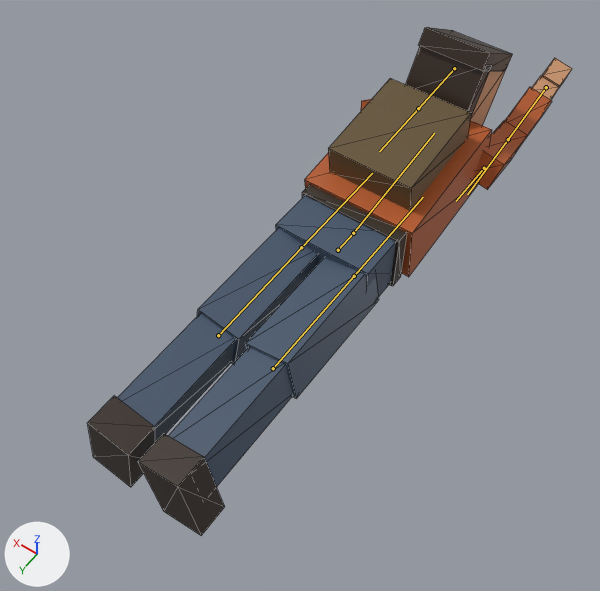
A saved change to the glTF model assets/models/survivor.glb.
One viewpoint serves both versions: a camera (50 mm lens) standing at (-0.91, 1.49, 2.16) and looking at (0.02, 0.18, 0.1). The axes (+X, +Y, +Z) are drawn at lower left. The lights are the same throughout. The picture after the commit comes second. Both versions are drawn at frame 1 of the action 'prone_idle'; the numbers are the values there. The bones that change, and the others that lie on the model, are drawn over the model as lines. Mesh edges are drawn as thin lines.

Objects in the first picture: 'survivor'.
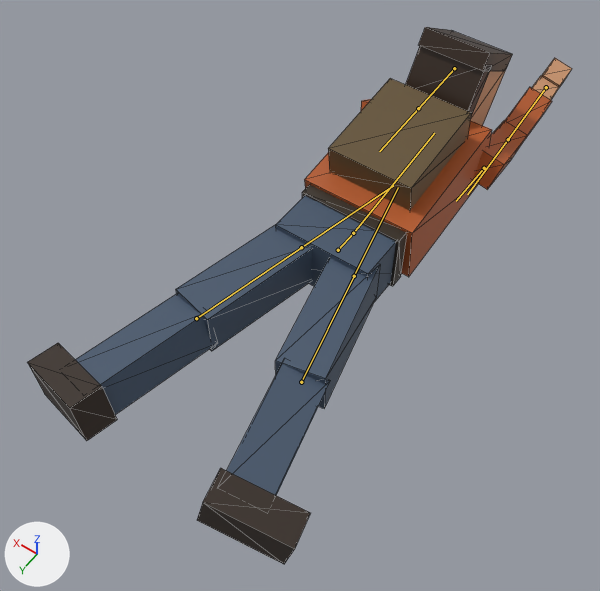
Diff of the bpy script that builds the scene:
```diff
--- a/assets/models/survivor.glb.py
+++ b/assets/models/survivor.glb.py
@@ bone_thigh_l @@
 bone_thigh_l = bpy.data.objects['survivor_rig'].pose.bones['thigh_l']  # child of 'pelvis'
-bone_thigh_l.rotation_quaternion = (0.996, 0.0, 0.09, 0.0)  # degrees (0, 10, 0)
+bone_thigh_l.rotation_quaternion = (0.994, 0.0, 0.0, 0.11)  # degrees (0, 0, 13)
@@ bone_shin_l @@
 bone_shin_l = bpy.data.objects['survivor_rig'].pose.bones['shin_l']  # child of 'thigh_l'
-bone_shin_l.rotation_quaternion = (1.0, 0.0, 0.0, 0.0)  # degrees (0, 0, 0)
+bone_shin_l.rotation_quaternion = (0.781, 0.0, 0.625, 0.0)  # degrees (0, 77, 0)
@@ bone_thigh_r @@
 bone_thigh_r = bpy.data.objects['survivor_rig'].pose.bones['thigh_r']  # child of 'pelvis'
-bone_thigh_r.rotation_quaternion = (0.996, 0.0, -0.09, 0.0)  # degrees (0, -10, 0)
+bone_thigh_r.rotation_quaternion = (0.994, 0.0, 0.0, -0.11)  # degrees (0, 0, -13)
@@ bone_shin_r @@
 bone_shin_r = bpy.data.objects['survivor_rig'].pose.bones['shin_r']  # child of 'thigh_r'
-bone_shin_r.rotation_quaternion = (1.0, 0.0, 0.0, 0.0)  # degrees (0, 0, 0)
+bone_shin_r.rotation_quaternion = (0.781, 0.0, -0.625, 0.0)  # degrees (0, -77, 0)
```

Pixel boxes (x1, y1, x2, y2) of what changed, in the pictures (600 x 591 px):
'survivor', posed (12% wider): before (88, 27, 572, 536); after (28, 27, 572, 564)
bone 'thigh_l', root to tip: before (301, 247) to (372, 173); after (301, 247) to (393, 185)
bone 'shin_l', root to tip: before (218, 335) to (301, 247); after (196, 318) to (301, 247)
bone 'thigh_r', root to tip: before (354, 276) to (423, 197); after (354, 276) to (398, 187)
bone 'shin_r', root to tip: before (273, 368) to (354, 276); after (301, 382) to (354, 276)
